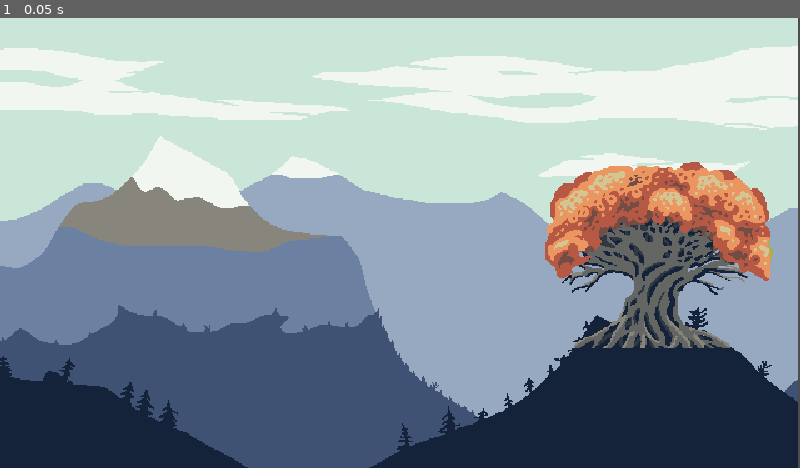
Above: before the commit, frame 1.
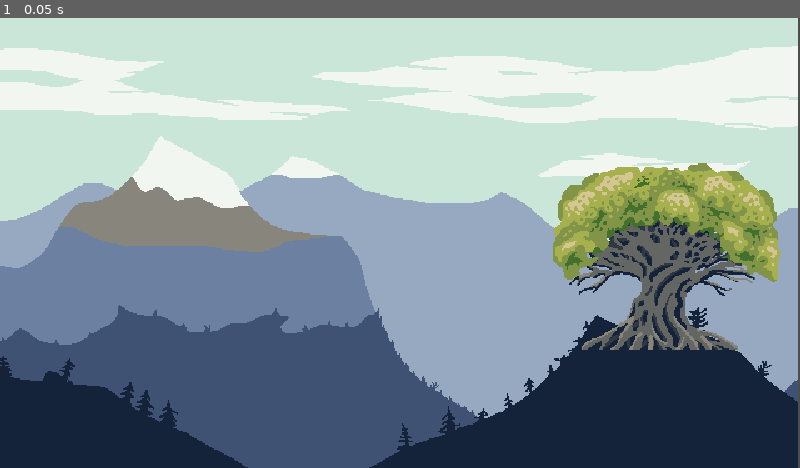
Above: after the commit, the same moment.

Repository: Rotta-Games/ragerootin
Game: Godot game, scene res://game_over.tscn
Same seed, same stepped clock (60 frames per second), same inputs: the game is played once before the commit and once after it. This scene is started directly instead of the project's main scene.
Inputs:
- Up to frame 1 (0.05 s): no input

The runs differ from the first frame. In frame 1, 7.1% of the frame differs, in the area x 68-98%, y 32-74%.

Commit message:
Change end screen texture based on winner

Diff:
--- a/GameState.gd
+++ b/GameState.gd
@@ -7,7 +7,7 @@
 
 # Called when the node enters the scene tree for the first time.
 func _ready():
-	winner_texture = load("res://assets/gfx/tree2.png")
+	winner_texture = load("res://assets/gfx/tree2_trunk.png")
 
 
 # Called every frame. 'delta' is the elapsed time since the previous frame.
--- a/game.gd
+++ b/game.gd
@@ -9,4 +9,9 @@
 	planet.connect("planet_dry", self.winrar, CONNECT_ONE_SHOT)
 
 func winrar():
+	if(GameState.player1_water > GameState.player2_water):
+		GameState.winner_texture = $Planet/Tree1.texture
+	else:
+		GameState.winner_texture = $Planet/Tree2.texture
+
 	get_tree().change_scene_to_file("res://game_over.tscn")
--- a/game_over.gd
+++ b/game_over.gd
@@ -2,7 +2,7 @@
 
 # Called when the node enters the scene tree for the first time.
 func _ready():
-	$Tree.texture = GameState.winner_texture
+	$Tree/Trunk.texture = GameState.winner_texture
 
 
 # Called every frame. 'delta' is the elapsed time since the previous frame.
--- a/game_over.tscn
+++ b/game_over.tscn
@@ -1,8 +1,9 @@
-[gd_scene load_steps=4 format=3 uid="uid://cfqqv2nql6ff0"]
+[gd_scene load_steps=5 format=3 uid="uid://cfqqv2nql6ff0"]
 
 [ext_resource type="Texture2D" uid="uid://00mtq4pkkl4i" path="res://assets/gfx/score_screen.png" id="1_2l1ia"]
 [ext_resource type="Script" path="res://game_over.gd" id="1_h2h1d"]
-[ext_resource type="Texture2D" uid="uid://bvpssq4vdwi0o" path="res://assets/gfx/tree.png" id="3_f3e12"]
+[ext_resource type="Texture2D" uid="uid://dtiwi312wcq7h" path="res://assets/gfx/tree2_trunk.png" id="3_5y81g"]
+[ext_resource type="Texture2D" uid="uid://bd0mana7ogxmn" path="res://assets/gfx/tree_leaves.png" id="4_cos0f"]
 
 [node name="game_over" type="Node2D"]
 script = ExtResource("1_h2h1d")
@@ -11,6 +12,11 @@
 position = Vector2(318, 180)
 texture = ExtResource("1_2l1ia")
 
-[node name="Tree" type="Sprite2D" parent="."]
-position = Vector2(524, 189)
-texture = ExtResource("3_f3e12")
+[node name="Tree" type="Node2D" parent="."]
+position = Vector2(530, 190)
+
+[node name="Trunk" type="Sprite2D" parent="Tree"]
+texture = ExtResource("3_5y81g")
+
+[node name="Leaves" type="Sprite2D" parent="Tree"]
+texture = ExtResource("4_cos0f")
Not shown, added: assets/gfx/dead_leaf.png.import
Binary file changed: assets/gfx/tree2.png
